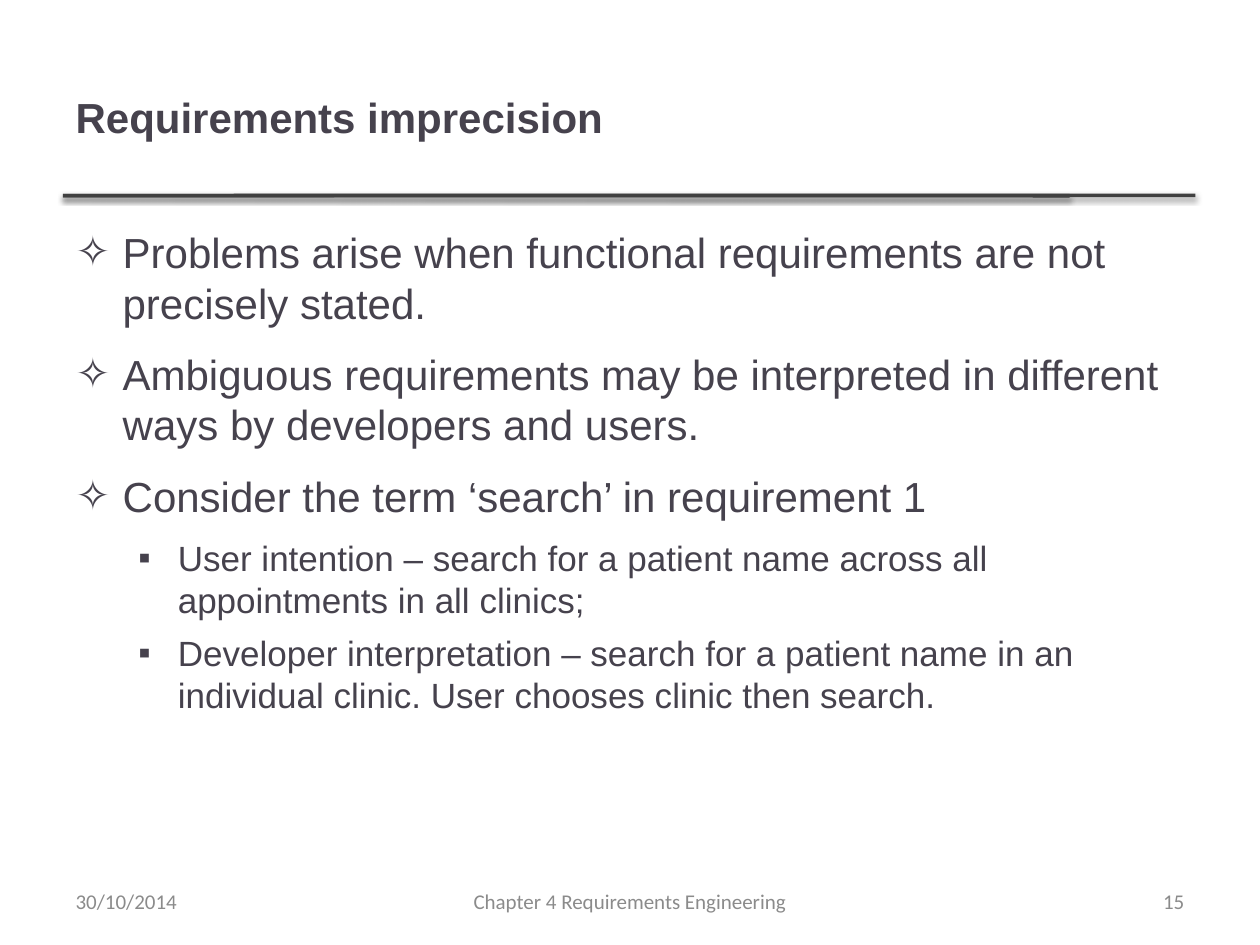
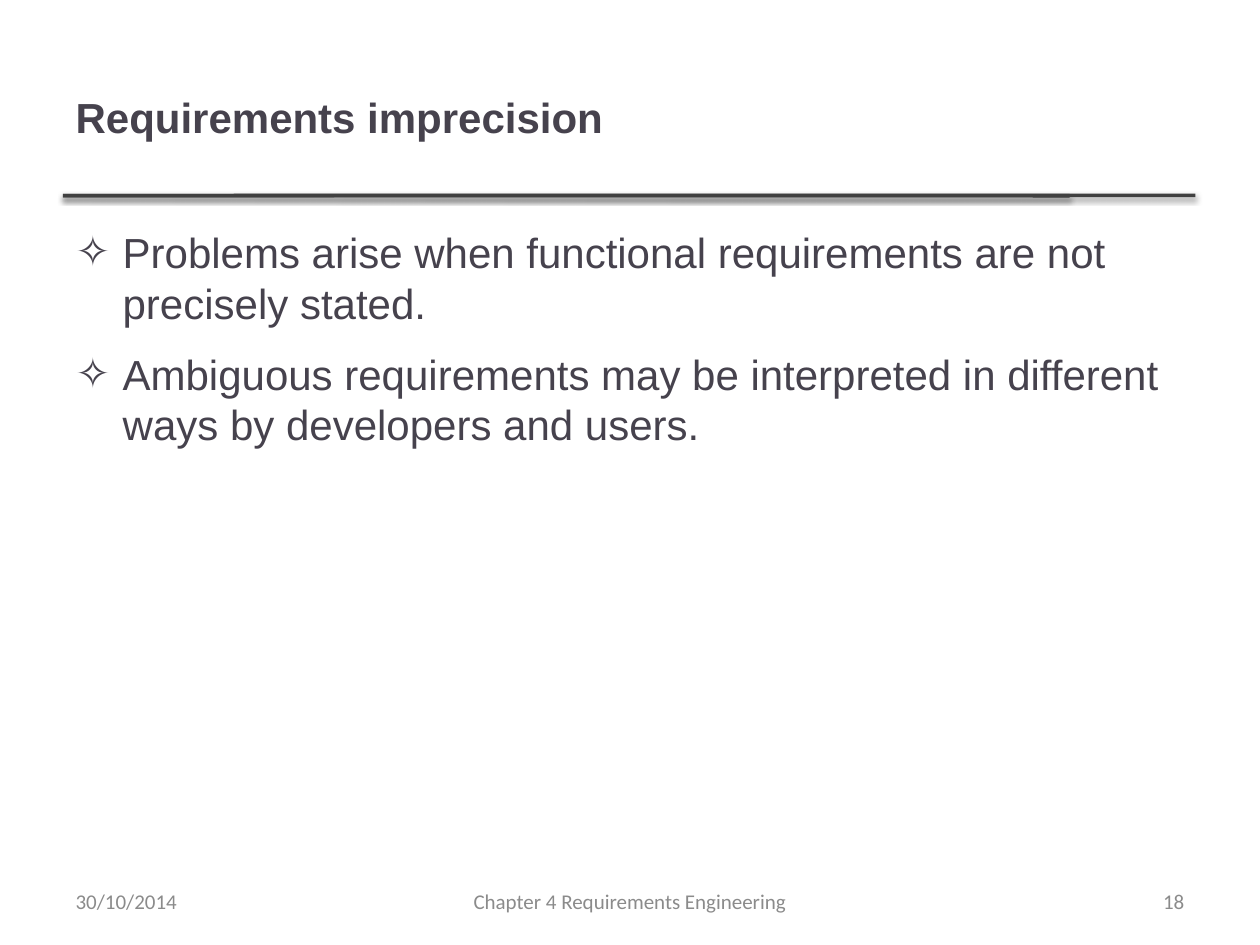
Before and after one commit to umairazfar/Software-Engineering, a slide deck: slide 18 of Slides/Ch4 Req Eng.pptx (slide 15 before the commit). Drawn at 1260x945 pixels with LibreOffice and Linux fonts; fonts in the diff are those of the drawing; background and template pictures are left out. Boxes give left, top, right and bottom in pixels: in the first picture for what was removed or moved away, otherwise in the second. Text is boxed around its words. In the diff, an @@ line names an element or a change of style, - is before the commit and + after.

```diff
--- a/Slides/Ch4 Req Eng.pptx
+++ b/Slides/Ch4 Req Eng.pptx
@@ text at bbox=[123, 481, 1073, 709]: paragraphs removed @@
-✧ Consider the term ‘search’ in requirement 1
-  ▪ User intention – search for a patient name across all appointments in all clinics;
-  ▪ Developer interpretation – search for a patient name in an individual clinic. User chooses clinic then search.
@@ page number at bbox=[1163, 895, 1184, 909]: text changed @@
-15
+18
```
Also in this commit, not shown: 3 other slides changed, 2 slides added, 31 other files.
